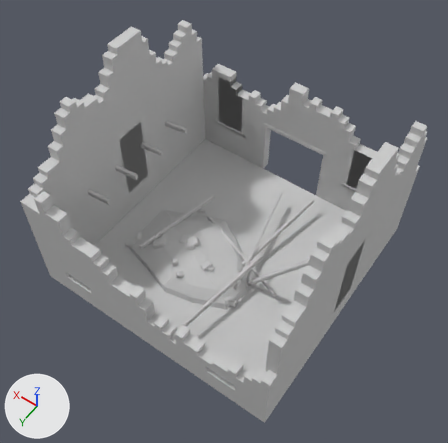
Two versions of the glTF model assets/house_gutted.glb, one commit apart.
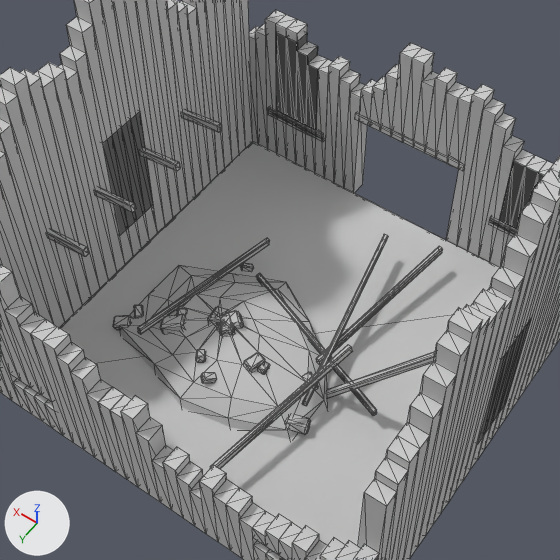
Old and new are each drawn whole from a camera (50 mm lens) standing at (-9.82, 14.13, 24.35) and looking at (-0.46, 1.02, 3.75) and again close up on the part from 13% to 85% of the width and 13% to 86% of the height. Lighting does not change. The marker at lower left points along +X, +Y and +Z. The older version's two pictures come first. The close-ups show mesh edges as thin lines. Vertices at exactly the same position are counted once.

Names of what the first close-up shows: 'house_gutted'.
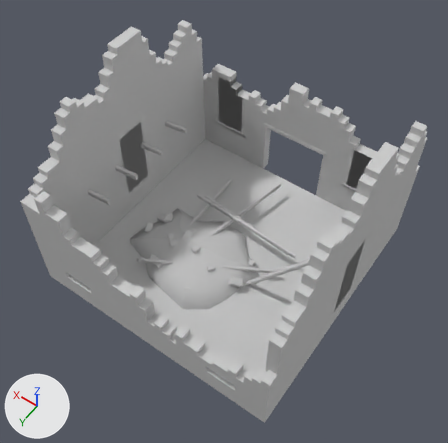
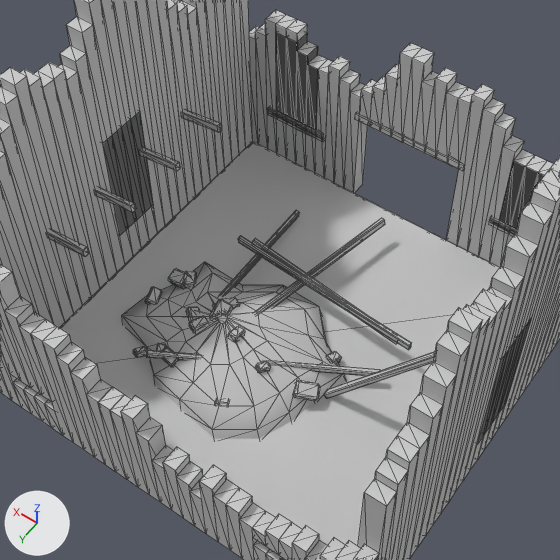
Pixel boxes (x1, y1, x2, y2) of what changed, in the close-ups (560 x 560 px; the box of a moved part takes in the faces that stretch with it):
```json
{"part": 1, "of": "me_house_gutted", "change": "added", "after": [147, 350, 380, 376]}
{"part": 2, "of": "me_house_gutted", "change": "added", "after": [238, 236, 412, 350]}
{"part": 3, "of": "me_house_gutted", "change": "deleted", "before": [316, 246, 443, 365]}
{"part": 4, "of": "me_house_gutted", "change": "moved or reshaped", "before": [113, 234, 388, 469], "after": [122, 210, 397, 439]}
```

Scene script edits in JSON lines:
```json
{"block": "me_house_gutted", "where": "# used by ob_house_gutted; location = (0.0, 0.0, 0.0)"}
{"op": "remove", "block": "me_house_gutted", "code": "me_house_gutted.from_pydata(...)  # 1868 vertices, 3040 faces; spans x -5.95..5.95, y -5.97..5.95, z -0.07..9.3"}
{"op": "add", "block": "me_house_gutted", "code": "me_house_gutted.from_pydata(...)  # 1888 vertices, 3080 faces; spans x -5.95..5.95, y -5.97..5.95, z 0.0..9.3"}
{"block": "me_house_gutted", "change": "me_house_gutted part 1: the loose piece of 16 vertices spanning x -5.77..-1.73, y 0.88..1.12, z 0.05..5.95 is copied, and the copy is multiplied about its middle by the matrix ((-0.79, -0.101, 0.355), (0.351, 0.056, 0.796), (-0.115, 0.864, -0.01)), then moved by (3.63, 0.55, -2.28); it spans x -2.74..2.51, y -0.14..3.23, z 0.41..1.03"}
{"block": "me_house_gutted", "change": "me_house_gutted part 2: the loose piece of 16 vertices spanning x -1.78..-0.38, y -3.84..1.94, z 0.63..1.05 is copied, and the copy is multiplied about its middle by the matrix ((0.274, -0.958, 0.062), (0.937, 0.281, 0.199), (-0.208, 0.003, 0.976)), then moved by (0.95, -0.14, 0.24); it spans x -3.07..2.8, y -1.38..-0.82, z 0.92..1.24"}
{"block": "me_house_gutted", "change": "me_house_gutted part 3: the loose piece of 16 vertices spanning x -2.03..-1.1, y -4.38..0.58, z 0.43..1.01 is deleted"}
{"block": "me_house_gutted", "change": "me_house_gutted part 4: 436 vertices moved from x -2.08..4.27, y -3.84..3.58, z -0.07..1.46 to x -1.71..4.17, y -4.39..3.82, z 0.0..1.42; 66 vertices removed from x -3.28..3.95, y -1.24..4.9, z 0.0..1.36; 70 vertices added at x -2.61..3.55, y -1.18..3.61, z 0.0..1.3"}
```
